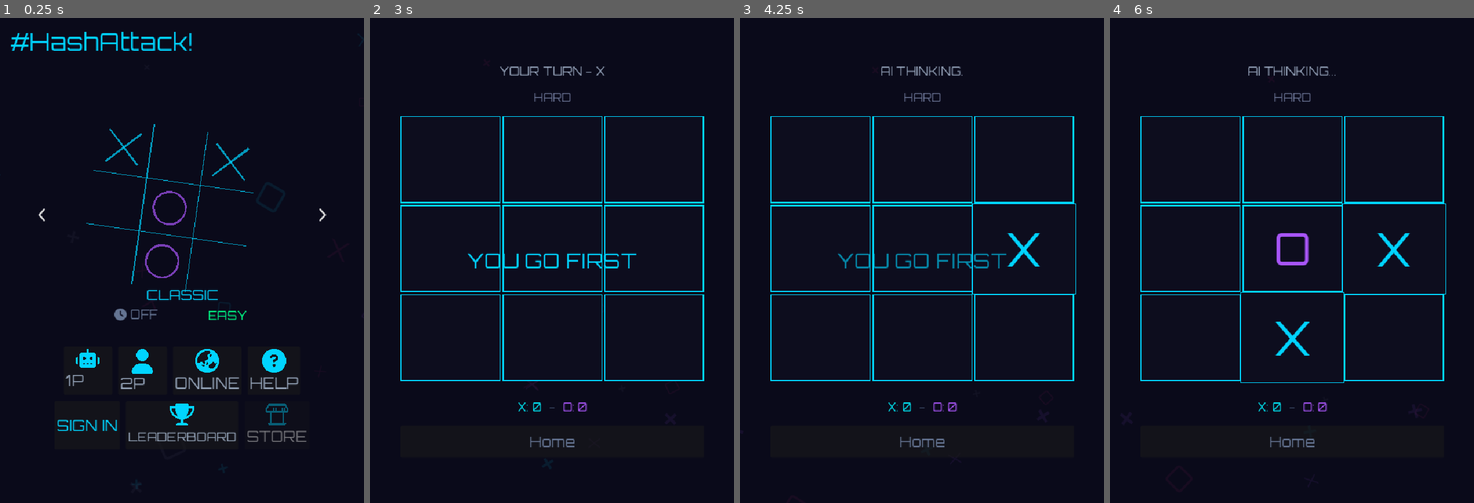
Above: before the commit, frames 1-4 (left to right).
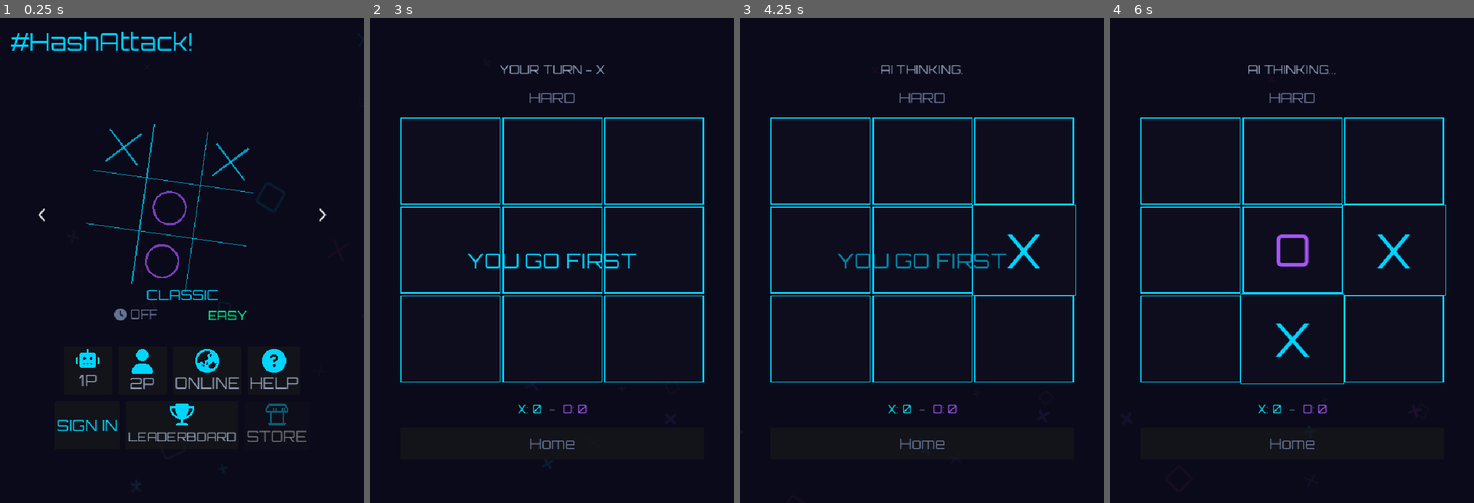
Above: after the commit, the same moments.

Repository: weilies/nexus-arcade
Game: Godot game, scene res://scenes/MainMenu.tscn
The game is run twice, just before and just after one commit, with the same random seed, the same clock (stepped at 60 frames per second) and the same inputs.
Inputs (mouse positions are in pixels of both pictures, inside the frame that each line leads up to):
- Up to frame 1 (0.25 s): no input
- Up to frame 2 (3 s): click "2P" at 0.5 s; click "Home" at 1.25 s; click "EASY" at 2 s; click "1P" at 2.75 s
- Up to frame 3 (4.25 s): tap Enter at 3.5 s; move the mouse to (1002, 236) at 3.52 s; hold Up from 3.53 s (still down); hold Enter from 3.53 s (still down); click (1002, 236) at 3.67 s
- Up to frame 4 (6 s): release Up at 4.25 s; release Enter at 4.25 s; drag from (1219, 284) to (1273, 357) at 4.27 s; move the mouse to (1328, 153) at 5.02 s; hold Up 5.03-5.75 s; hold Enter 5.03-5.75 s; drag from (1273, 357) to (1182, 187) at 5.77 s

The runs differ from the first frame. In frame 1, 0.2% of the frame differs, in the area x 18-43%, y 73-77%; in frame 2, 3.0%; in frame 3, 2.8%; in frame 4, 3.0%, in the area x 8-93%, y 9-89%.

Commit message:
fix(hashattack): all 9 script audit issues
1. SupabaseClient: null _ws on STATE_CLOSED — enables reconnect after WS drop
2. GameOver: is_instance_valid guard on _board_ref before reset_for_replay
3. SupabaseClient: fire-and-forget methods (get_rows/insert_row/patch_row)
   now use disposable HTTPRequest nodes — concurrent calls no longer queue
   behind shared _http; removed unused _http field
4. Rename "ephemerate" → "ephemeral" (not a real word, differed from docs):
   ModeCarousel.gd MODES array (name + id), GameBoard.gd (7 refs),
   ModePreview.gd (function names + match strings)
5. SFX.gd: add tick() — short 440Hz blip for timer warning
   GameBoard._on_timer_tick: call SFX.tick() when seconds_left <= 5
6. GameBoard._setup_game_info_label: font_size 22 → 28 (style guide min 28)
7. ModeTile._apply_style: alignment LEFT → CENTER (match icon_alignment)
8. ModeTile._apply_style: remove dead corner_radius theme constant override
9. TurnTimer: default _duration 30.0 → 9.0 with clarifying comment

Co-Authored-By: Claude Sonnet 4.6 (1M context) <noreply@anthropic.com>

Diff:
--- a/games/hashattack/scenes/GameBoard.gd
+++ b/games/hashattack/scenes/GameBoard.gd
@@ -77,7 +77,7 @@
 				_ai = UltimateAI.new()
 			_setup_ultimate_board()
 			$VBoxContainer/Grid.visible = false
-		"ephemerate":
+		"ephemeral":
 			_ephemeral_state = EphemeralGameState.new()
 			_state = _ephemeral_state
 			if _mode == Mode.VS_AI:
@@ -192,7 +192,7 @@
 
 func _do_place(cell_index: int) -> void:
 	# Ephemeral: redirect to handle eviction animation before placing
-	if Globals.current_game_mode == "ephemerate" and _ephemeral_state != null:
+	if Globals.current_game_mode == "ephemeral" and _ephemeral_state != null:
 		_do_place_ephemeral(cell_index)
 		return
 
@@ -256,7 +256,7 @@
 func _ai_take_turn() -> void:
 	_turn_timer.stop()  # pause timer during AI think
 	var move_cell: int
-	if Globals.current_game_mode == "ephemerate":
+	if Globals.current_game_mode == "ephemeral":
 		var eph_ai := _ai as EphemeralAI
 		move_cell = eph_ai.get_move(_ephemeral_state, Globals.ai_difficulty)
 	elif Globals.current_game_mode == "ultimate":
@@ -395,7 +395,7 @@
 			_ultimate_state = UltimateGameState.new()
 			_state = _ultimate_state
 			_refresh_ultimate_ui()
-		"ephemerate":
+		"ephemeral":
 			_ephemeral_state = EphemeralGameState.new()
 			_state = _ephemeral_state
 		_:
@@ -443,18 +443,18 @@
 
 		var cell = $VBoxContainer/Grid.get_child(i)
 		var mark_label: Label = cell.get_node("Mark")
-		var is_ephemerate := Globals.current_game_mode == "ephemerate" and _ephemeral_state != null
+		var is_ephemeral := Globals.current_game_mode == "ephemeral" and _ephemeral_state != null
 		match _state.board[i]:
 			GameState.Player.X:
 				mark_label.text = "X"
 				var cx := Color("#00d4ff")
-				if is_ephemerate:
+				if is_ephemeral:
 					cx.a = _ephemeral_state.get_cell_opacity(i)
 				mark_label.add_theme_color_override("font_color", cx)
 			GameState.Player.O:
 				mark_label.text = "O"
 				var co := Color("#a855f7")
-				if is_ephemerate:
+				if is_ephemeral:
 					co.a = _ephemeral_state.get_cell_opacity(i)
 				mark_label.add_theme_color_override("font_color", co)
 			_:
@@ -532,6 +532,8 @@
 func _on_timer_tick(seconds_left: int) -> void:
 	if Globals.timer_seconds <= 0:
 		return
+	if seconds_left <= 5:
+		SFX.tick()
 	var p := float(seconds_left) / float(Globals.timer_seconds)
 	if _state.current_turn == GameState.Player.X and _ring_x:
 		_ring_x.set_progress(p)
@@ -558,7 +560,7 @@
 	lbl.text = " | ".join(parts)
 	lbl.horizontal_alignment = HORIZONTAL_ALIGNMENT_CENTER
 	lbl.add_theme_font_override("font", orbitron)
-	lbl.add_theme_font_size_override("font_size", 22)
+	lbl.add_theme_font_size_override("font_size", 28)
 	lbl.add_theme_color_override("font_color", Color(0.55, 0.6, 0.75, 0.75))
 	var vbox := $VBoxContainer
 	vbox.add_child(lbl)
--- a/games/hashattack/scenes/GameOver.gd
+++ b/games/hashattack/scenes/GameOver.gd
@@ -58,7 +58,8 @@
 
 func _on_play_again() -> void:
 	SFX.click()
-	_board_ref.reset_for_replay()
+	if is_instance_valid(_board_ref):
+		_board_ref.reset_for_replay()
 	queue_free()
 
 func _on_menu() -> void:
--- a/games/hashattack/scripts/ModeCarousel.gd
+++ b/games/hashattack/scripts/ModeCarousel.gd
@@ -6,7 +6,7 @@
 const MODES: Array[Dictionary] = [
 	{ "name": "Classic", "id": "classic" },
 	{ "name": "Ultimate", "id": "ultimate" },
-	{ "name": "Ephemerate", "id": "ephemerate" },
+	{ "name": "Ephemeral", "id": "ephemeral" },
 ]
 
 var _current_index: int = 0
--- a/games/hashattack/scripts/ModePreview.gd
+++ b/games/hashattack/scripts/ModePreview.gd
@@ -31,7 +31,7 @@
 		"ultimate":
 			modulate.a = 0.7
 			rotation_degrees = 0.0
-		"ephemerate":
+		"ephemeral":
 			modulate.a = 1.0
 			rotation_degrees = 0.0
 			_init_flicker()
@@ -50,7 +50,7 @@
 		})
 
 func _process(delta: float) -> void:
-	if _mode != "ephemerate" or _flicker.is_empty():
+	if _mode != "ephemeral" or _flicker.is_empty():
 		return
 	var dirty := false
 	for f in _flicker:
@@ -73,7 +73,7 @@
 	match _mode:
 		"classic": _draw_classic(sz)
 		"ultimate": _draw_ultimate(sz)
-		"ephemerate": _draw_ephemerate(sz)
+		"ephemeral": _draw_ephemeral(sz)
 
 func _draw_classic(sz: Vector2) -> void:
 	var margin := 40.0
@@ -130,7 +130,7 @@
 		draw_line(Vector2(ox+big_cell*i, oy), Vector2(ox+big_cell*i, oy+grid_sz), GRID_COLOR, 3)
 		draw_line(Vector2(ox, oy+big_cell*i), Vector2(ox+grid_sz, oy+big_cell*i), GRID_COLOR, 3)
 
-func _draw_ephemerate(sz: Vector2) -> void:
+func _draw_ephemeral(sz: Vector2) -> void:
 	var margin := 40.0
 	var grid_sz := sz.x - margin * 2
 	var cell := grid_sz / 3.0
--- a/games/hashattack/scripts/ModeTile.gd
+++ b/games/hashattack/scripts/ModeTile.gd
@@ -13,11 +13,10 @@
 	_apply_style()
 
 func _apply_style() -> void:
-	add_theme_constant_override("corner_radius", 0)
 	add_theme_color_override("font_color", LABEL_COLOR)
 	icon_alignment = HORIZONTAL_ALIGNMENT_CENTER
 	vertical_icon_alignment = VERTICAL_ALIGNMENT_TOP
-	alignment = HORIZONTAL_ALIGNMENT_LEFT
+	alignment = HORIZONTAL_ALIGNMENT_CENTER
 
 func _on_hover() -> void:
 	var t := create_tween()
--- a/games/hashattack/scripts/SFX.gd
+++ b/games/hashattack/scripts/SFX.gd
@@ -56,3 +56,6 @@
 
 func lose() -> void:
 	_play(_make_sequence([392.0, 349.23, 293.66, 261.63], 0.13, 0.32))
+
+func tick() -> void:
+	_play(_make_tone(440.0, 0.04, 0.15))
--- a/games/hashattack/scripts/SupabaseClient.gd
+++ b/games/hashattack/scripts/SupabaseClient.gd
@@ -8,7 +8,6 @@
 var _anon_key: String
 var _jwt: String = ""
 
-var _http: HTTPRequest
 var _ws: WebSocketPeer = null
 var _ws_ready: bool = false
 var _ws_ref: int = 0
@@ -22,25 +21,35 @@
 	_jwt = jwt
 
 func _ready() -> void:
-	_http = HTTPRequest.new()
-	add_child(_http)
-	_http.request_completed.connect(_on_http_done)
+	pass  # fire-and-forget methods now use disposable nodes
+
+func _fire(method: int, path: String, extra_headers: Array = [], body: String = "") -> void:
+	var h := HTTPRequest.new()
+	add_child(h)
+	h.request_completed.connect(func(_r: int, code: int, _hdrs: PackedStringArray, raw: PackedByteArray):
+		var parsed: Variant = null
+		if raw.size() > 0:
+			parsed = JSON.parse_string(raw.get_string_from_utf8())
+		rest_completed.emit(code, parsed)
+		h.queue_free()
+	)
+	h.request(_url + path, _headers(extra_headers), method, body)
 
 func get_rows(table: String, query: String = "") -> void:
 	var path = "/rest/v1/%s" % table
 	if query != "":
 		path += "?" + query
-	_http.request(_url + path, _headers(), HTTPClient.METHOD_GET)
+	_fire(HTTPClient.METHOD_GET, path)
 
 func insert_row(table: String, body: Dictionary) -> void:
-	_http.request(_url + "/rest/v1/" + table,
-		_headers(["Content-Type: application/json", "Prefer: return=representation"]),
-		HTTPClient.METHOD_POST, JSON.stringify(body))
+	_fire(HTTPClient.METHOD_POST, "/rest/v1/" + table,
+		["Content-Type: application/json", "Prefer: return=representation"],
+		JSON.stringify(body))
 
 func patch_row(table: String, query: String, body: Dictionary) -> void:
-	_http.request(_url + "/rest/v1/%s?%s" % [table, query],
-		_headers(["Content-Type: application/json", "Prefer: return=representation"]),
-		HTTPClient.METHOD_PATCH, JSON.stringify(body))
+	_fire(HTTPClient.METHOD_PATCH, "/rest/v1/%s?%s" % [table, query],
+		["Content-Type: application/json", "Prefer: return=representation"],
+		JSON.stringify(body))
 
 func _headers(extra: Array = []) -> PackedStringArray:
 	var h = PackedStringArray()
@@ -49,12 +58,6 @@
 	for e in extra:
 		h.append(e)
 	return h
-
-func _on_http_done(_result: int, code: int, _hdrs: PackedStringArray, body: PackedByteArray) -> void:
-	var parsed: Variant = null
-	if body.size() > 0:
-		parsed = JSON.parse_string(body.get_string_from_utf8())
-	rest_completed.emit(code, parsed)
 
 func connect_realtime(channel_name: String) -> void:
 	_pending_channels.append(channel_name)
@@ -92,6 +95,7 @@
 			_drain_ws()
 		WebSocketPeer.STATE_CLOSED:
 			_ws_ready = false
+			_ws = null
 
 func _join_channel(channel_name: String) -> void:
 	_ws_ref += 1
--- a/games/hashattack/scripts/TurnTimer.gd
+++ b/games/hashattack/scripts/TurnTimer.gd
@@ -4,7 +4,7 @@
 signal timed_out
 signal tick(seconds_left: int)
 
-var _duration: float = 30.0
+var _duration: float = 9.0  # overridden by set_duration() before start()
 const PULSE_THRESHOLD = 5
 
 var _timer: Timer
